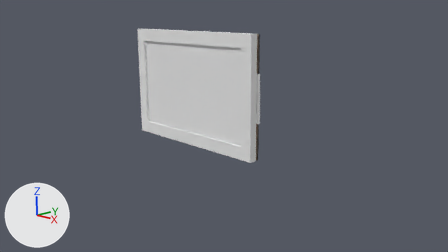
A saved change to the Blender file Assets/models/house/floor02/bedroom_sw/paintings/bedroom_sw_painting03.blend.
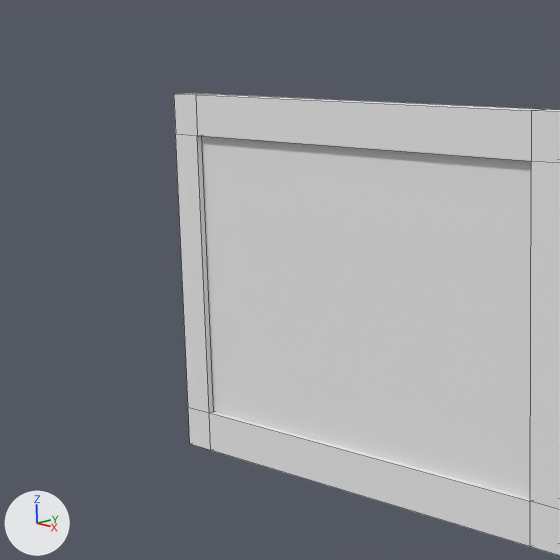
Old and new are each drawn from the file's camera 'Camera' and again close up on the part from 19% to 56% of the width and 1% to 65% of the height. Lighting does not change. The marker at lower left points along +X, +Y and +Z. The close-ups show mesh edges as thin lines.

The first close-up shows 'painting03', 'painting03_canvas'.
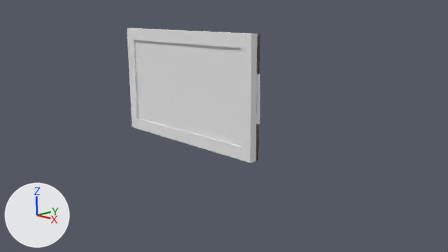
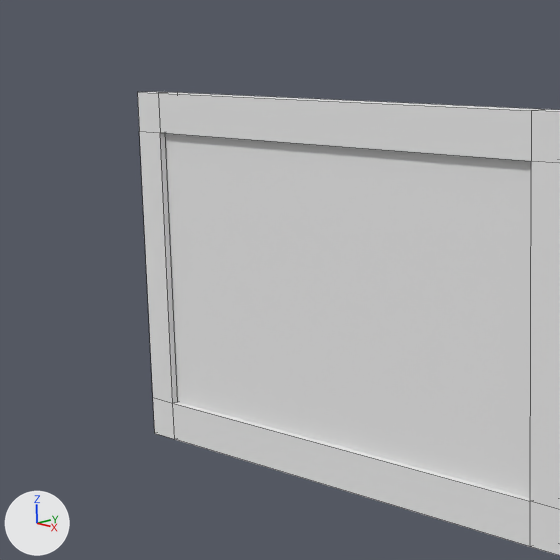
Diff of the bpy script that builds the scene:
```diff
--- a/Assets/models/house/floor02/bedroom_sw/paintings/bedroom_sw_painting03.blend.py
+++ b/Assets/models/house/floor02/bedroom_sw/paintings/bedroom_sw_painting03.blend.py
@@ me_plane_009 @@
 me_plane_009.from_pydata(...)  # 32 vertices, 32 faces; spans x -0.01..2.36, y -0.13..-0.03, z -0.79..0.79
 # used by ob_painting03; location = (0.0, 0.0, -0.003); rotation_euler = (3.142, 0.0, 0.0), in degrees (180, 0, 0); scale = (-1.0, -1.0, -1.0)
+# me_plane_009 part 1: all 16 vertices in x 2.2..2.36, y -0.13..-0.03, z -0.79..0.79 are moved by (0.29, 0.0, 0.0)
 me_plane_009.materials.append(mat_bedroom_sw_painting01)
@@ me_plane @@
 me_plane.from_pydata(...)  # 4 vertices, 1 face; spans x 0.15..2.2, y -0.63..0.63, z 0.1
 # used by ob_painting03_canvas; location = (0.0, 0.0, 0.0); rotation_euler = (-1.571, 0.0, 0.0), in degrees (-90, 0, 0); scale = (-1.0, -1.0, -1.0)
-me_plane.vertices[0].co = (0.15, -0.63, 0.1)
-me_plane.vertices[1].co = (2.2, -0.63, 0.1)
-me_plane.vertices[2].co = (0.15, 0.63, 0.1)
-me_plane.vertices[3].co = (2.2, 0.63, 0.1)
+# me_plane part 2
+me_plane.vertices[0].co = (0.16, -0.63, 0.1)
+me_plane.vertices[1].co = (2.49, -0.63, 0.1)
+me_plane.vertices[2].co = (0.16, 0.63, 0.1)
+me_plane.vertices[3].co = (2.49, 0.63, 0.1)
 me_plane.materials.append(mat_bedroom_sw_naval_painting)
```

Where the change shows, as pixel boxes [x1, y1, x2, y2] in the close-ups (560 x 560 px; the box of a moved part takes in the faces that stretch with it):
'painting03_canvas', reshaped (11% wider)
    before: [203, 136, 531, 498]
    after: [166, 133, 531, 498]
'painting03', reshaped
    before: [174, 93, 560, 556]
    after: [137, 92, 560, 556]
part 1 of me_plane_009, moved or reshaped
    before: [174, 93, 454, 452]
    after: [137, 92, 454, 452]
